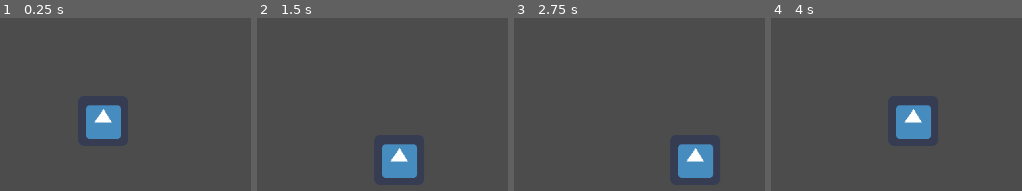
Above: before the commit, frames 1-4 (left to right).
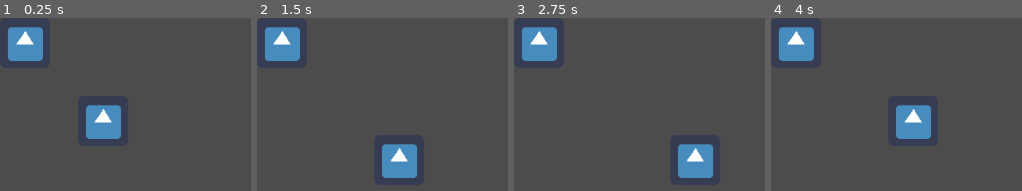
Above: after the commit, the same moments.

Repository: archfan7411/LD46
Game: Godot game, scene res://Level.tscn
Same seed, same stepped clock (60 frames per second), same inputs: the game is played once before the commit and once after it. After the commit the project has no main scene; this scene is started directly in both runs. The engine's default icon, where the game draws it, is replaced by a stand-in: a white triangle on a blue panel in a dark square.
Inputs:
- Up to frame 1 (0.25 s): no input
- Up to frame 2 (1.5 s): tap Enter at 0.5 s; hold D (right) 0.53-1.28 s; tap Space at 1.25 s; hold S (down) from 1.28 s (still down)
- Up to frame 3 (2.75 s): tap Enter at 2 s; release S (down) at 2.03 s; hold D (right) from 2.03 s (still down)
- Up to frame 4 (4 s): tap Space at 2.75 s; release D (right) at 2.78 s; hold W (up) 2.78-3.53 s; tap Enter at 3.5 s; hold A (left) from 3.53 s (still down)

The runs differ from the first frame. In frame 1, 2.7% of the frame differs, in the area x 3-18%, y 5-25%; in frame 2, 2.7%; in frame 3, 2.7%; in frame 4, 2.7%.

Commit message:
WIP scene loading fixes

Diff:
--- a/Level.gd
+++ b/Level.gd
@@ -1,3 +1,5 @@
+extends Node2D
+
 var map_desc = {
 	" " : preload("res://Obstacle.tscn"),
 	"." : preload("res://Obstacle.tscn"),
@@ -5,22 +7,23 @@
 	"G" : preload("res://Obstacle.tscn"),
 	"P" : preload("res://Obstacle.tscn"),
 	"I" : preload("res://Obstacle.tscn"),
+	"#" : preload("res://Obstacle.tscn"),
 }
 
 func load_level_file(filename):
 	var lines = []
 	var filestream = File.new()
-	filestream.open("res://levels/" + filename)
-	while not filestream.end_of_file():
+	filestream.open("res://levels/" + filename, File.READ)
+	while not filestream.eof_reached():
 		lines.append(filestream.get_line())
 	filestream.close()
 	for y in range(len(lines)):
 		for x in range(len(lines[0])):
 			var tile_str = lines[y][x]
 			var new_instance = map_desc[tile_str].instance()
-			new_instance.Translation = Vector2(x * 3000, y * 3000)
-			self.get_root.add_child(new_instance)
+			new_instance.global_position = Vector2(x * 3000, y * 3000)
+			self.add_child(new_instance)
 
 # This doesn't seem to work, please fix.
-func _on_Level_ready():
+func _ready():
 	load_level_file("test_level_2.txt")
--- a/Level.tscn
+++ b/Level.tscn
@@ -1,17 +1,15 @@
-[gd_scene load_steps=5 format=2]
+[gd_scene load_steps=6 format=2]
 
-[ext_resource path="res://Player.gd" type="Script" id=1]
-[ext_resource path="res://icon.png" type="Texture" id=2]
+[ext_resource path="res://Level.gd" type="Script" id=1]
+[ext_resource path="res://Player.gd" type="Script" id=2]
+[ext_resource path="res://icon.png" type="Texture" id=3]
+
+[sub_resource type="RectangleShape2D" id=2]
 
 [sub_resource type="RectangleShape2D" id=1]
 
-
-[sub_resource type="RectangleShape2D" id=2]
-
-[sub_resource type="RectangleShape2D" id=3]
-
-
 [node name="Level" type="Node2D"]
+script = ExtResource( 1 )
 
 [node name="Background" type="TextureRect" parent="."]
 margin_right = 1030.0
@@ -30,11 +28,11 @@
 margin_bottom = 40.0
 
 [node name="EnemyCollision" type="CollisionShape2D" parent="Enemy"]
-shape = SubResource( 1 )
+shape = SubResource( 2 )
 
 [node name="Player" type="KinematicBody2D" parent="."]
 position = Vector2( 100, 100 )
-script = ExtResource( 1 )
+script = ExtResource( 2 )
 __meta__ = {
 "_edit_group_": true
 }
@@ -42,20 +40,7 @@
 [node name="PlayerTexture" type="TextureRect" parent="Player"]
 margin_right = 40.0
 margin_bottom = 40.0
-texture = ExtResource( 2 )
+texture = ExtResource( 3 )
 
 [node name="PlayerCollision" type="CollisionShape2D" parent="Player"]
-shape = SubResource( 2 )
-
-
-[node name="Obstacle" type="StaticBody2D" parent="."]
-__meta__ = {
-"_edit_group_": true
-}
-
-[node name="ObstacleTexture" type="TextureRect" parent="Obstacle"]
-margin_right = 40.0
-margin_bottom = 40.0
-
-[node name="ObstacleCollision" type="CollisionShape2D" parent="Obstacle"]
-shape = SubResource( 3 )
+shape = SubResource( 1 )
--- a/Obstacle.tscn
+++ b/Obstacle.tscn
@@ -1,6 +1,8 @@
-[gd_scene load_steps=2 format=2]
+[gd_scene load_steps=3 format=2]
 
-[sub_resource type="RectangleShape2D" id=3]
+[ext_resource path="res://icon.png" type="Texture" id=1]
+
+[sub_resource type="RectangleShape2D" id=1]
 
 [node name="Obstacle" type="StaticBody2D"]
 __meta__ = {
@@ -10,6 +12,7 @@
 [node name="ObstacleTexture" type="TextureRect" parent="."]
 margin_right = 40.0
 margin_bottom = 40.0
+texture = ExtResource( 1 )
 
 [node name="ObstacleCollision" type="CollisionShape2D" parent="."]
-shape = SubResource( 3 )
+shape = SubResource( 1 )
--- a/project.godot
+++ b/project.godot
@@ -16,7 +16,6 @@
 [application]
 
 config/name="LD46"
-run/main_scene="res://Level.tscn"
 config/icon="res://icon.png"
 
 [input]
